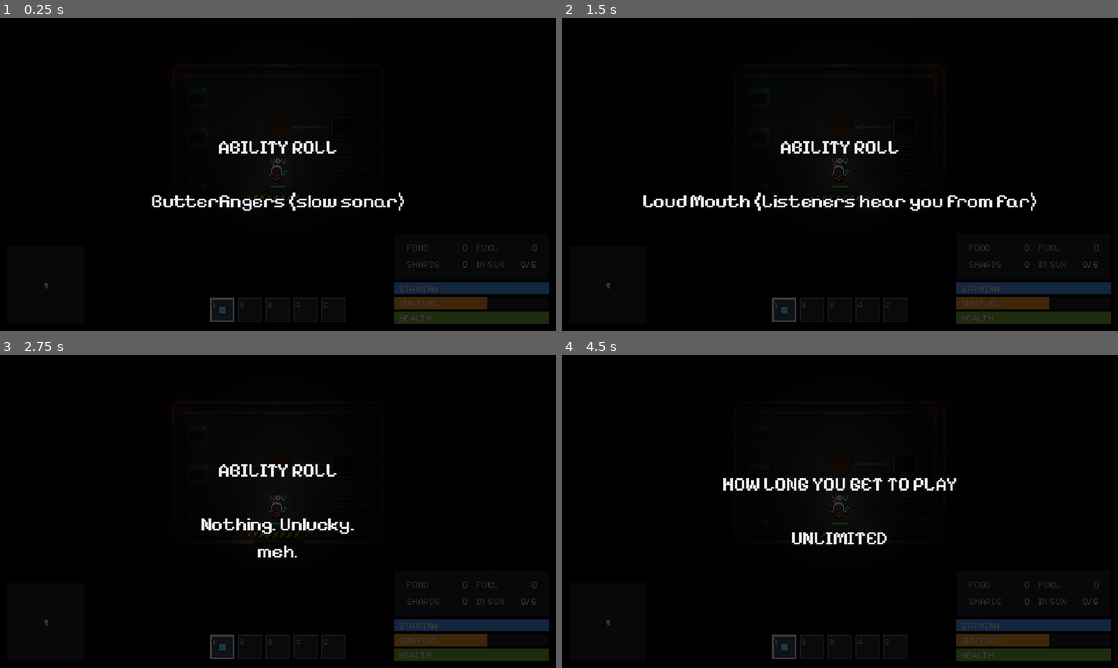
Above: before the commit, frames 1-4 (two rows, left to right).
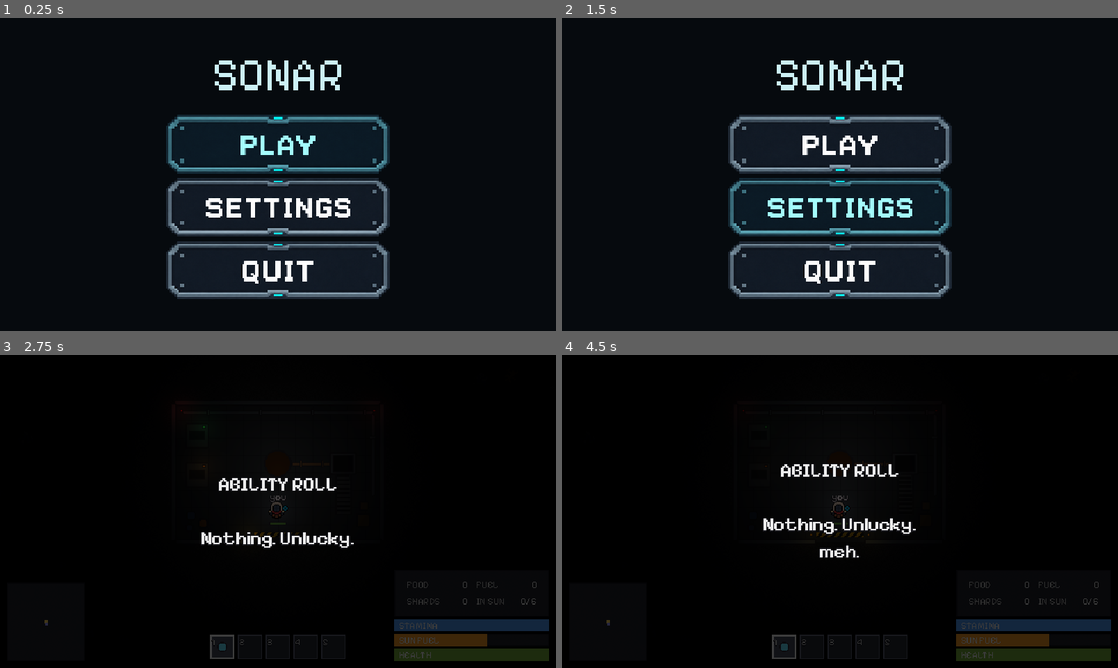
Above: after the commit, the same moments.

Repository: sirgavin211/sonar
Game: Godot game, scene res://scenes/ui/main_menu.tscn
The game is run twice, just before and just after one commit, with the same random seed, the same clock (stepped at 60 frames per second) and the same inputs. Before the commit the project starts from res://scenes/main.tscn. Sound files missing from this copy of the repository are replaced by a short silence.
Inputs (mouse positions are in pixels of both pictures, inside the frame that each line leads up to):
- Up to frame 1 (0.25 s): no input
- Up to frame 2 (1.5 s): click (840, 208) at 0.52 s; click (840, 240) at 1.25 s, where only the run after the commit has a clickable "BACK"
- Up to frame 3 (2.75 s): click (278, 480) at 2.02 s
- Up to frame 4 (4.5 s): move the mouse to (962, 495) at 2.77 s; hold D (move_right) 2.78-3.53 s; tap Space (confirm) at 2.85 s; move the mouse to (728, 527) at 3.52 s; hold Tab (backpack) 3.53-4.28 s; tap E (interact) at 3.6 s; move the mouse to (895, 442) at 4.27 s; press the mouse at (895, 442) at 4.28 s; hold D (move_right) from 4.28 s (still down)

The runs differ from the first frame. In frame 1, 25% of the frame differs, in the area x 8-99%, y 13-98%; in frame 2, 25%; in frame 3, 2.2%; in frame 4, 2.6%.

Commit message:
Add main menu

Diff:
--- a/project.godot
+++ b/project.godot
@@ -10,8 +10,8 @@
 
 [application]
 
-config/name="haven"
-run/main_scene="res://scenes/main.tscn"
+config/name="SONAR"
+run/main_scene="res://scenes/ui/main_menu.tscn"
 config/features=PackedStringArray("4.7", "GL Compatibility")
 config/icon="res://assets/ui/icon.svg"
 
--- /dev/null
+++ b/scenes/ui/main_menu.tscn
@@ -0,0 +1,106 @@
+[gd_scene load_steps=5 format=3]
+
+[ext_resource type="Script" path="res://scripts/ui/main_menu.gd" id="1"]
+[ext_resource type="Texture2D" path="res://assets/ui/menu/play.png" id="2"]
+[ext_resource type="Texture2D" path="res://assets/ui/menu/settings.png" id="3"]
+[ext_resource type="Texture2D" path="res://assets/ui/menu/quit.png" id="4"]
+
+[node name="MainMenu" type="Control"]
+layout_mode = 3
+anchors_preset = 15
+anchor_right = 1.0
+anchor_bottom = 1.0
+grow_horizontal = 2
+grow_vertical = 2
+script = ExtResource("1")
+
+[node name="Background" type="ColorRect" parent="."]
+layout_mode = 1
+anchors_preset = 15
+anchor_right = 1.0
+anchor_bottom = 1.0
+grow_horizontal = 2
+grow_vertical = 2
+mouse_filter = 2
+color = Color(0.025, 0.04, 0.055, 1)
+
+[node name="Center" type="CenterContainer" parent="."]
+layout_mode = 1
+anchors_preset = 15
+anchor_right = 1.0
+anchor_bottom = 1.0
+grow_horizontal = 2
+grow_vertical = 2
+
+[node name="Panel" type="VBoxContainer" parent="Center"]
+layout_mode = 2
+theme_override_constants/separation = 12
+
+[node name="Contents" type="VBoxContainer" parent="Center/Panel"]
+layout_mode = 2
+theme_override_constants/separation = 14
+
+[node name="Title" type="Label" parent="Center/Panel/Contents"]
+layout_mode = 2
+theme_override_colors/font_color = Color(0.8, 0.94, 0.96, 1)
+theme_override_font_sizes/font_size = 52
+text = "SONAR"
+horizontal_alignment = 1
+
+[node name="Buttons" type="VBoxContainer" parent="Center/Panel/Contents"]
+layout_mode = 2
+theme_override_constants/separation = 5
+
+[node name="Play" type="TextureButton" parent="Center/Panel/Contents/Buttons"]
+custom_minimum_size = Vector2(260, 68)
+layout_mode = 2
+focus_mode = 2
+texture_normal = ExtResource("2")
+ignore_texture_size = true
+stretch_mode = 0
+
+[node name="Settings" type="TextureButton" parent="Center/Panel/Contents/Buttons"]
+custom_minimum_size = Vector2(260, 68)
+layout_mode = 2
+focus_mode = 2
+texture_normal = ExtResource("3")
+ignore_texture_size = true
+stretch_mode = 0
+
+[node name="Quit" type="TextureButton" parent="Center/Panel/Contents/Buttons"]
+custom_minimum_size = Vector2(260, 68)
+layout_mode = 2
+focus_mode = 2
+texture_normal = ExtResource("4")
+ignore_texture_size = true
+stretch_mode = 0
+
+[node name="Settings" type="VBoxContainer" parent="Center/Panel/Contents"]
+visible = false
+custom_minimum_size = Vector2(260, 0)
+layout_mode = 2
+theme_override_constants/separation = 16
+
+[node name="Label" type="Label" parent="Center/Panel/Contents/Settings"]
+layout_mode = 2
+theme_override_font_sizes/font_size = 20
+text = "MASTER VOLUME"
+horizontal_alignment = 1
+
+[node name="Volume" type="HSlider" parent="Center/Panel/Contents/Settings"]
+layout_mode = 2
+focus_mode = 2
+max_value = 1.0
+step = 0.01
+value = 1.0
+
+[node name="Back" type="Button" parent="Center/Panel/Contents/Settings"]
+custom_minimum_size = Vector2(0, 40)
+layout_mode = 2
+text = "BACK"
+
+[connection signal="pressed" from="Center/Panel/Contents/Buttons/Play" to="." method="_on_play_pressed"]
+[connection signal="pressed" from="Center/Panel/Contents/Buttons/Settings" to="." method="_on_settings_pressed"]
+[connection signal="pressed" from="Center/Panel/Contents/Buttons/Quit" to="." method="_on_quit_pressed"]
+[connection signal="value_changed" from="Center/Panel/Contents/Settings/Volume" to="." method="_on_volume_changed"]
+[connection signal="pressed" from="Center/Panel/Contents/Settings/Back" to="." method="_on_back_pressed"]
--- /dev/null
+++ b/scripts/ui/main_menu.gd
@@ -0,0 +1,40 @@
+extends Control
+
+@onready var buttons := $Center/Panel/Contents/Buttons
+@onready var settings := $Center/Panel/Contents/Settings
+@onready var volume := $Center/Panel/Contents/Settings/Volume
+
+
+func _ready() -> void:
+	volume.value = AudioServer.get_bus_volume_linear(0)
+	for button in buttons.get_children():
+		button.mouse_entered.connect(func(): button.modulate = Color(0.65, 1.0, 1.0))
+		button.mouse_exited.connect(func(): button.modulate = Color.WHITE)
+		button.focus_entered.connect(func(): button.modulate = Color(0.65, 1.0, 1.0))
+		button.focus_exited.connect(func(): button.modulate = Color.WHITE)
+	$Center/Panel/Contents/Buttons/Play.grab_focus()
+
+
+func _on_play_pressed() -> void:
+	get_tree().change_scene_to_file("res://scenes/main.tscn")
+
+
+func _on_settings_pressed() -> void:
+	buttons.hide()
+	settings.show()
+	volume.grab_focus()
+
+
+func _on_back_pressed() -> void:
+	settings.hide()
+	buttons.show()
+	$Center/Panel/Contents/Buttons/Settings.grab_focus()
+
+
+func _on_volume_changed(value: float) -> void:
+	AudioServer.set_bus_volume_linear(0, value)
+	AudioServer.set_bus_mute(0, value <= 0.0)
+
+
+func _on_quit_pressed() -> void:
+	get_tree().quit()
--- /dev/null
+++ b/tests/test_menu.gd
@@ -0,0 +1,21 @@
+extends SceneTree
+
+func _initialize() -> void:
+	var menu = load("res://scenes/ui/main_menu.tscn").instantiate()
+	root.add_child(menu)
+	await process_frame
+	var buttons = menu.get_node("Center/Panel/Contents/Buttons")
+	var settings = menu.get_node("Center/Panel/Contents/Settings")
+	assert(buttons.visible and not settings.visible)
+	buttons.get_node("Settings").pressed.emit()
+	assert(not buttons.visible and settings.visible)
+	settings.get_node("Volume").value = 0.5
+	assert(is_equal_approx(AudioServer.get_bus_volume_linear(0), 0.5))
+	settings.get_node("Back").pressed.emit()
+	assert(buttons.visible and not settings.visible)
+	buttons.get_node("Play").pressed.emit()
+	await process_frame
+	await process_frame
+	assert(current_scene != null and current_scene.scene_file_path == "res://scenes/main.tscn")
+	print("menu test passed")
+	quit()
Binary file added: assets/ui/menu/play.png
Not shown, added: assets/ui/menu/play.png.import
Binary file added: assets/ui/menu/quit.png
Not shown, added: assets/ui/menu/quit.png.import
Binary file added: assets/ui/menu/settings.png
Not shown, added: assets/ui/menu/settings.png.import
Not shown, added: scripts/ui/main_menu.gd.uid
Not shown, added: tests/test_menu.gd.uid
